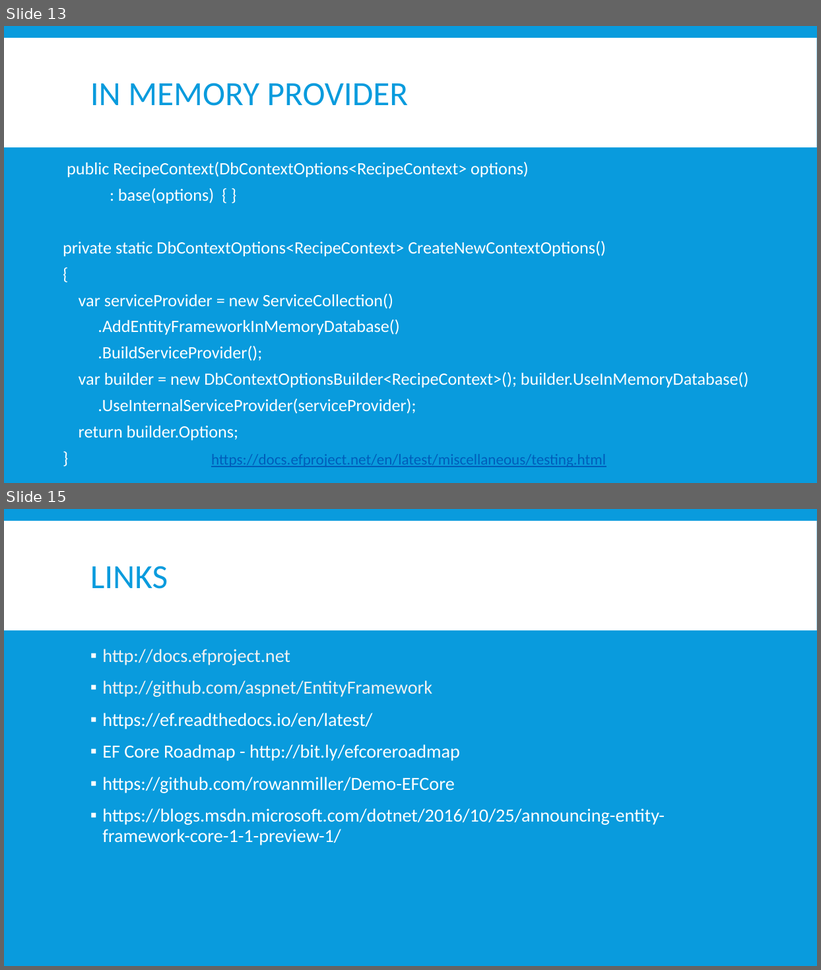
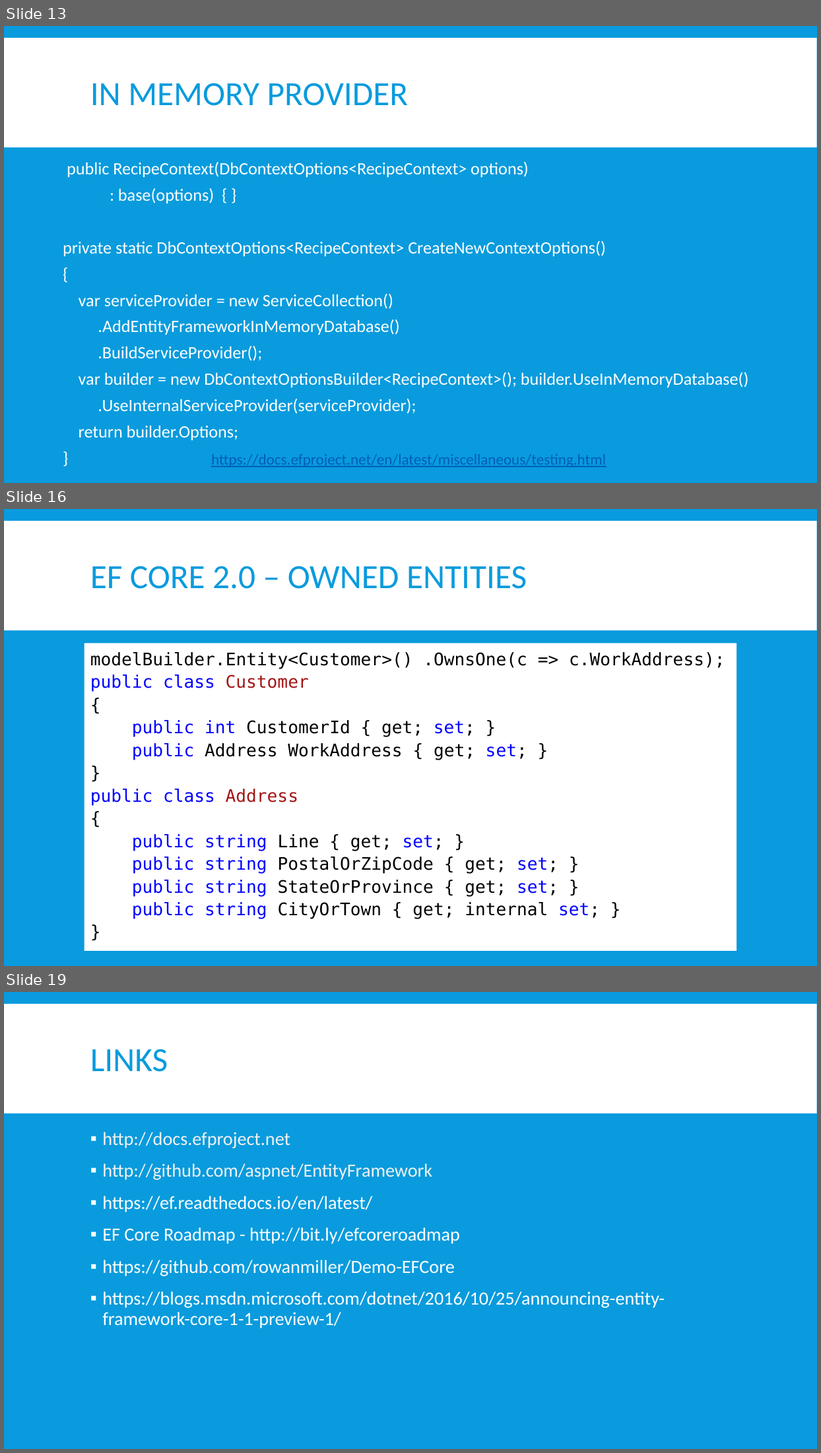
Before and after one commit to jwooley/EfCore, a slide deck: EfCoreGettingStarted.pptx. Shown one above the other, each under a label of ours: slides 13 and 15 before the commit, slides 13, 16 and 19 after it; the slides between them are not shown. The pictures are 821x970 and 821x1453 pixels, drawn with LibreOffice and Linux fonts; fonts in the diff are those of the drawing. Boxes give left, top, right and bottom in pixels: in the first picture for what was removed or moved away, otherwise in the second. Text is boxed around its words. In the diff, an @@ line names an element or a change of style, - is before the commit and + after.

```diff
--- a/EfCoreGettingStarted.pptx
+++ b/EfCoreGettingStarted.pptx
@@ slide 16 added at bbox=[4, 509, 817, 966], background #099BDD; not listed: 1 template element that a slide beside it also shows @@
@@ title added at bbox=[90, 566, 527, 589], 40 pt, text #099BDD @@
+EF CORE 2.0 – OWNED ENTITIES
@@ text added at bbox=[85, 643, 737, 951], fill #FFFFFF, 20.4 pt, text #000000 @@
+modelBuilder.Entity<Customer>() .OwnsOne(c => c.WorkAddress);
+public class Customer
+{
+public int CustomerId { get; set; }
+public Address WorkAddress { get; set; }
+}
+public class Address
+{
+public string Line { get; set; }
+public string PostalOrZipCode { get; set; }
+public string StateOrProvince { get; set; }
+public string CityOrTown { get; internal set; }
+}
@@ what was slide 15 is now slide 19 @@
```
Also in this commit, not shown: 3 slides changed, 3 other slides added.
